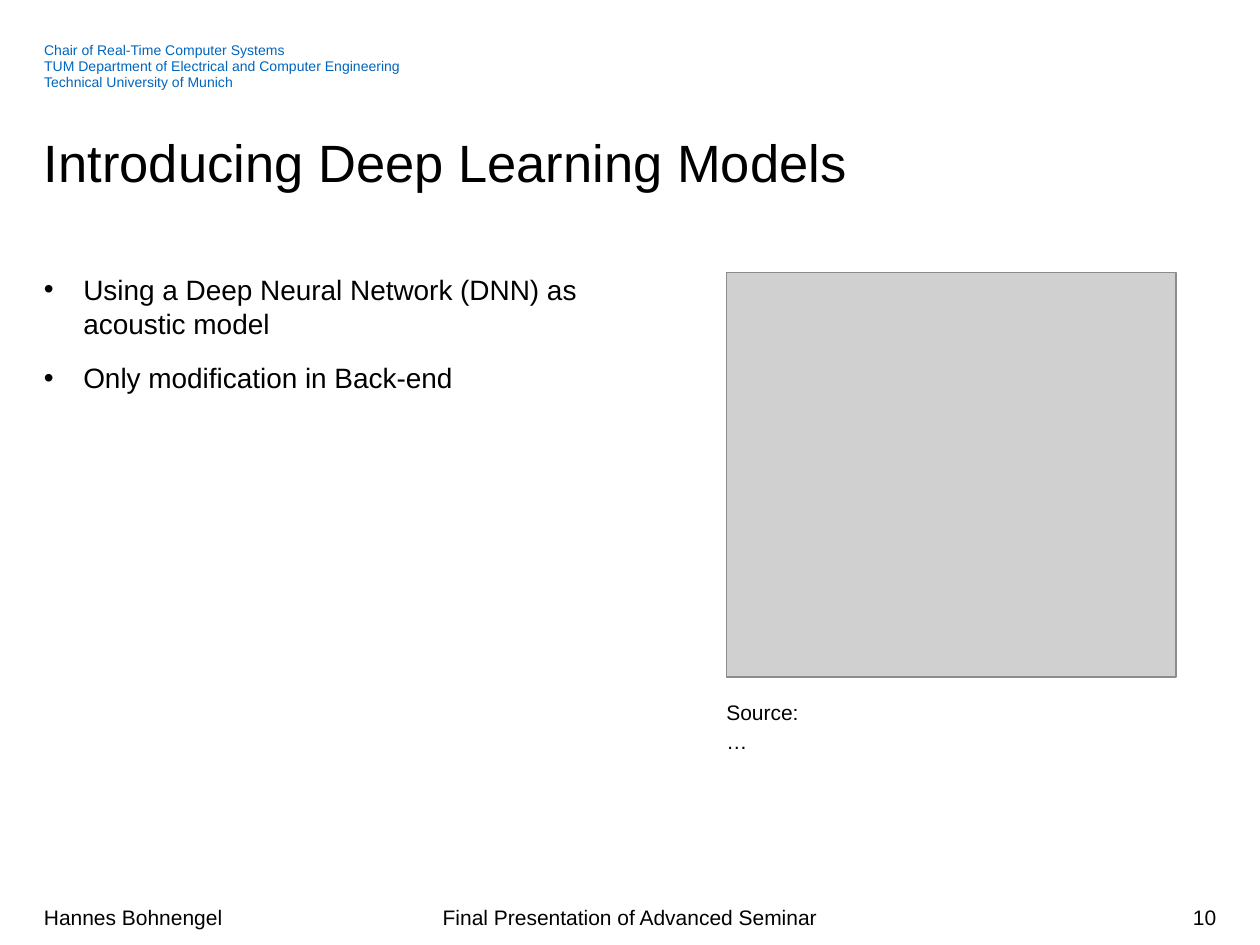
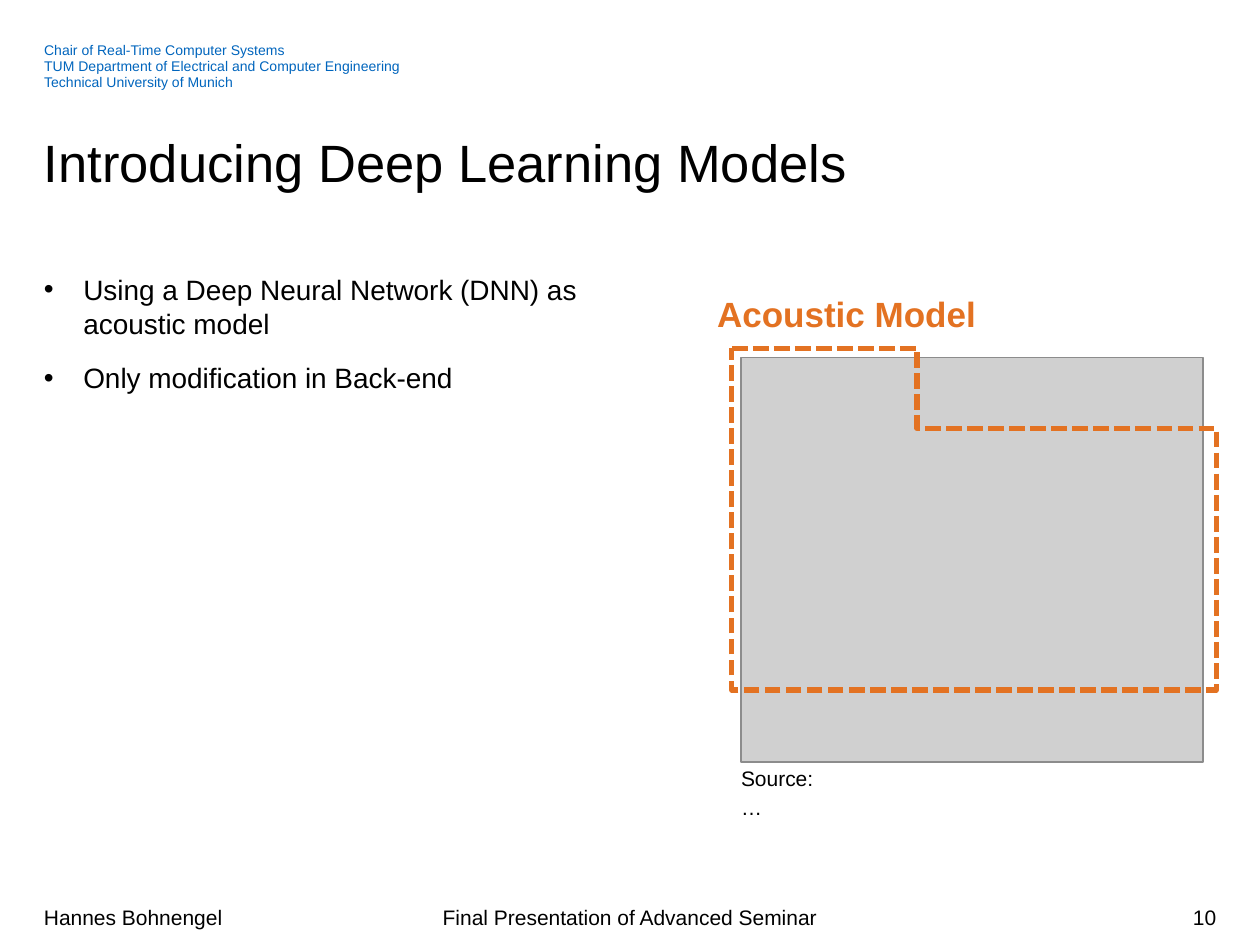
Before and after one commit to hannesb0/deeplearning, a slide deck: slide 10 of pres/Final_Presentation_V02.pptx. Drawn at 1260x945 pixels with LibreOffice and Linux fonts; fonts in the diff are those of the drawing; grey boxes stand for pictures; background and template pictures are left out. Boxes give left, top, right and bottom in pixels: in the first picture for what was removed or moved away, otherwise in the second. Text is boxed around its words. In the diff, an @@ line names an element or a change of style, - is before the commit and + after.

```diff
--- a/pres/Final_Presentation_V02.pptx
+++ b/pres/Final_Presentation_V02.pptx
@@ text added at <box>717,301,976,328</box>, 20 pt, text #E37222, bold @@
+Acoustic Model
@@ corner added at <box>732,348,1216,689</box>, outline #E37222 3 pt dashed @@
@@ picture: place and size @@
-picture at <box>726,272,1176,677</box>
+picture at <box>741,358,1203,762</box>
@@ text "Source: …": place and size @@
-text "Source: …" at <box>726,705,798,721</box>
+text "Source: …" at <box>741,771,813,787</box>
```
Also in this commit, not shown: 7 other slides changed, 2 slides added, 4 other files.
